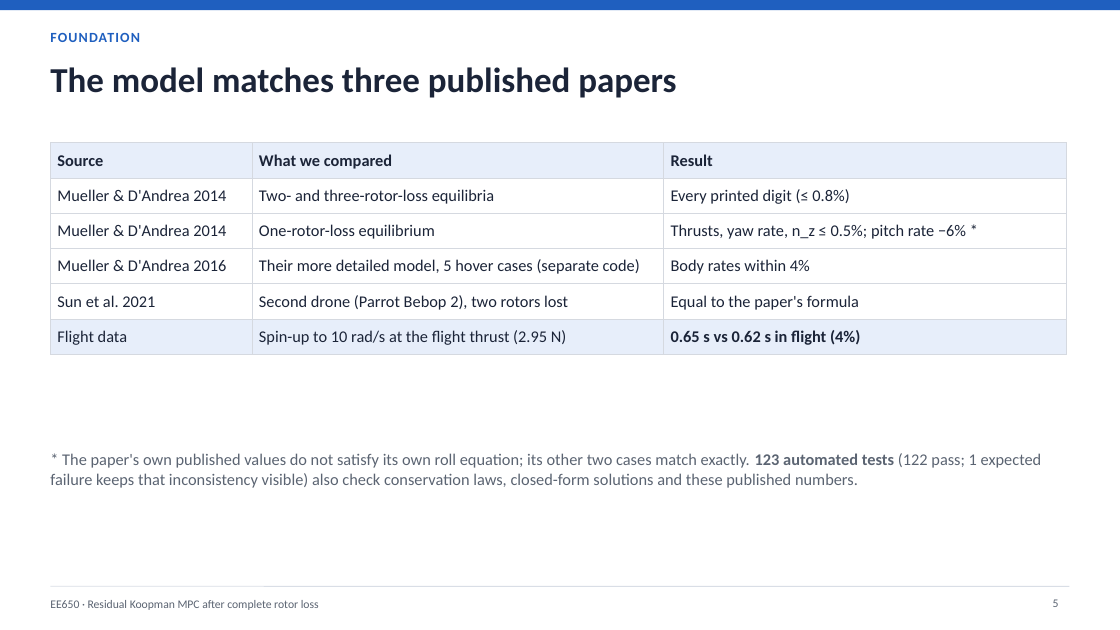
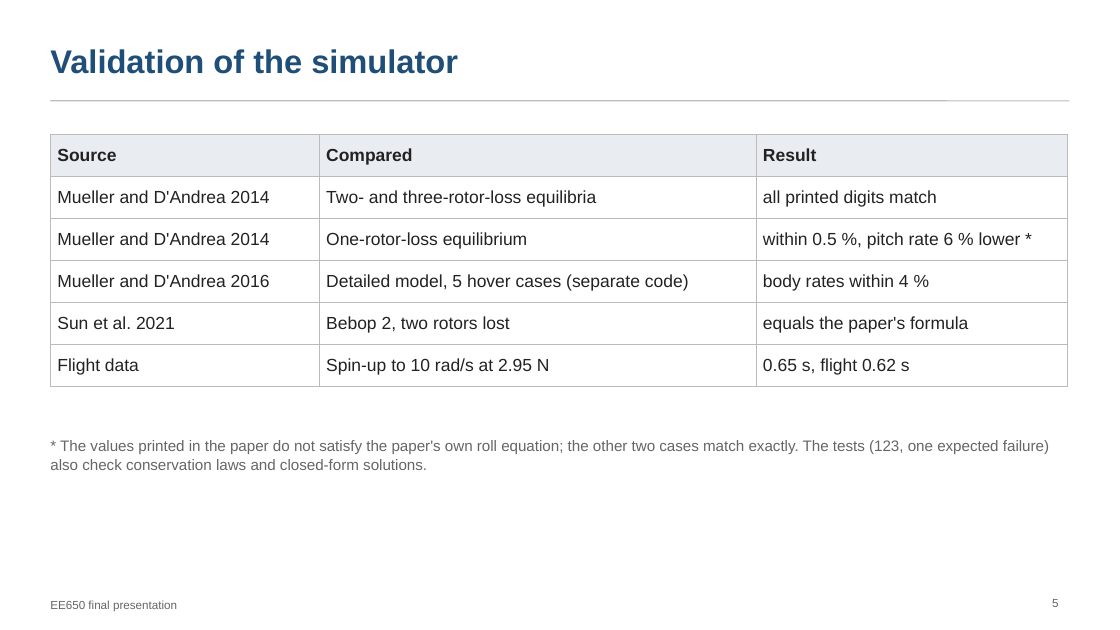
Before and after one commit to pranshuk22/quadrotor-rotor-loss-recovery, a slide deck: slide 5 of docs/deck/final-presentation.pptx. Drawn at 1120x630 pixels with LibreOffice and Linux fonts; fonts in the diff are those of the drawing. Boxes give left, top, right and bottom in pixels: in the first picture for what was removed or moved away, otherwise in the second. Text is boxed around its words. In the diff, an @@ line names an element or a change of style, - is before the commit and + after.

```diff
--- a/docs/deck/final-presentation.pptx
+++ b/docs/deck/final-presentation.pptx
@@ rectangle removed at [0, 0, 1120, 10] @@
@@ text removed at [50, 33, 140, 42] @@
-FOUNDATION
@@ title added at [50, 49, 458, 74], 28 pt, text #1F4E79, bold @@
+Validation of the simulator
@@ title removed at [50, 67, 676, 98] @@
-The model matches three published papers
@@ line added from (50, 101) to (1070, 101), #BBBBBB 1 pt @@
@@ table at [50, 134, 1067, 379] @@
-row 1, column 2: What we compared
+row 1, column 2: Compared
-row 2, column 1: Mueller & D'Andrea 2014
+row 2, column 1: Mueller and D'Andrea 2014
-row 2, column 3: Every printed digit (≤ 0.8%)
+row 2, column 3: all printed digits match
-row 3, column 1: Mueller & D'Andrea 2014
+row 3, column 1: Mueller and D'Andrea 2014
-row 3, column 3: Thrusts, yaw rate, n_z ≤ 0.5%; pitch rate −6% *
+row 3, column 3: within 0.5 %, pitch rate 6 % lower *
-row 4: Mueller & D'Andrea 2016 | Their more detailed model, 5 hover cases (separate code) | Body rates within 4%
+row 4: Mueller and D'Andrea 2016 | Detailed model, 5 hover cases (separate code) | body rates within 4 %
-row 5, column 2: Second drone (Parrot Bebop 2), two rotors lost
+row 5, column 2: Bebop 2, two rotors lost
-row 5, column 3: Equal to the paper's formula
+row 5, column 3: equals the paper's formula
-row 6, column 2: Spin-up to 10 rad/s at the flight thrust (2.95 N)
+row 6, column 2: Spin-up to 10 rad/s at 2.95 N
-row 6, column 3: 0.65 s vs 0.62 s in flight (4%)
+row 6, column 3: 0.65 s, flight 0.62 s
@@ fill #E7EEFA to #E9EDF2 in row 1 @@
@@ fill #E7EEFA to none in row 6 @@
@@ size 14 to 15 pt, font Calibri to Arial, text colour #1B2438 to #222222 in "Source", "Result", "Two- and three-rotor-loss equilibria", "One-rotor-loss equilibrium" and 2 more places @@
@@ borders changed @@
@@ table: place and size @@
-table at [50, 143, 1067, 349]
+table at [50, 134, 1067, 379]
@@ text at [50, 440, 1049, 470]: text changed; size 14 to 13 pt; font Calibri to Arial; text colour #5B6472 to #666666 @@
-* The paper's own published values do not satisfy its own roll equation; its other two cases match exactly. 123 automated tests (122 pass; 1 expected failure keeps that inconsistency visible) also check conservation laws, closed-form solutions and these published numbers.
+* The values printed in the paper do not satisfy the paper's own roll equation; the other two cases match exactly. The tests (123, one expected failure) also check conservation laws and closed-form solutions.
@@ line removed from (50, 586) to (1070, 586) @@
@@ page number at [1052, 599, 1058, 607]: font Calibri to Arial, text colour #5B6472 to #666666 @@
@@ text removed at [50, 600, 319, 610] @@
-EE650 · Residual Koopman MPC after complete rotor loss
@@ text added at [50, 600, 177, 612], 10 pt, text #666666 @@
+EE650 final presentation
```
Also in this commit, not shown: 17 other slides changed, 2 slides added, 4 slides removed, 4 other files.
